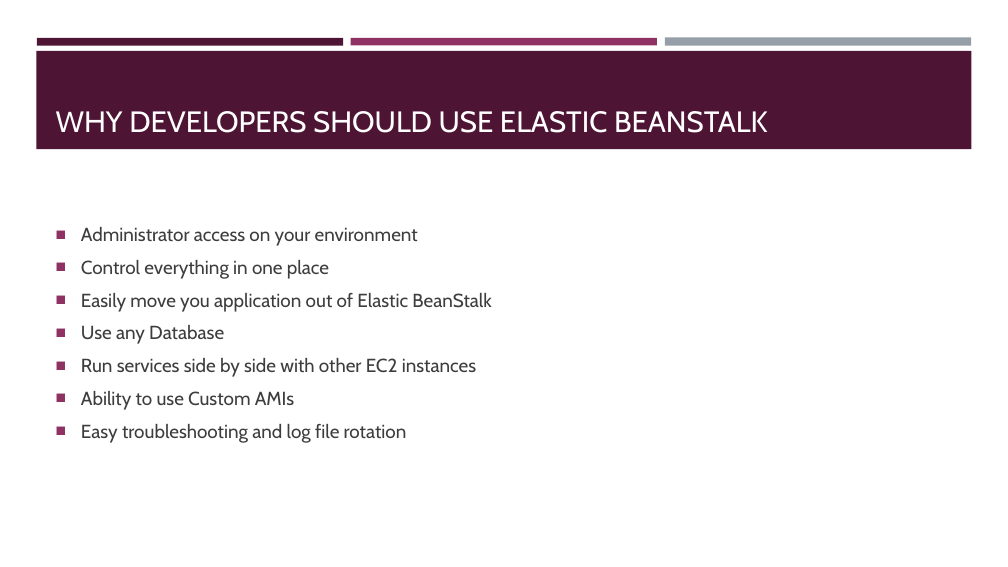
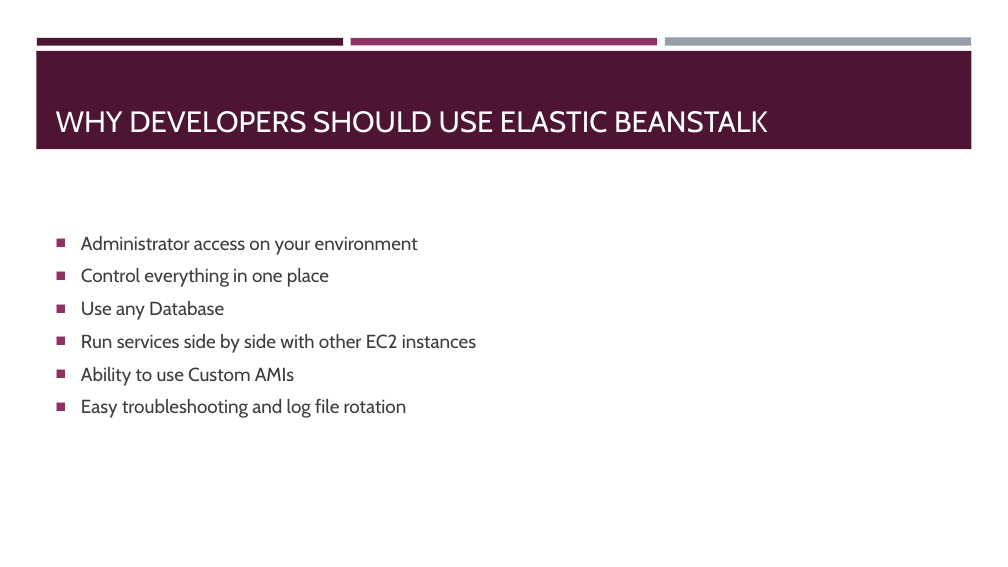
Before and after one commit to lasiewicz/demo, a slide deck: slide 7 of presentation.pptx. Drawn at 1008x567 pixels with LibreOffice and Linux fonts; fonts in the diff are those of the drawing. Boxes give left, top, right and bottom in pixels: in the first picture for what was removed or moved away, otherwise in the second. Text is boxed around its words. In the diff, an @@ line names an element or a change of style, - is before the commit and + after.

```diff
--- a/presentation.pptx
+++ b/presentation.pptx
@@ text at bbox=[81, 293, 491, 312]: paragraph removed @@
-■ Easily move you application out of Elastic BeanStalk
```
Also in this commit, not shown: 3 other slides changed, 1 slide added, 2 other files.
